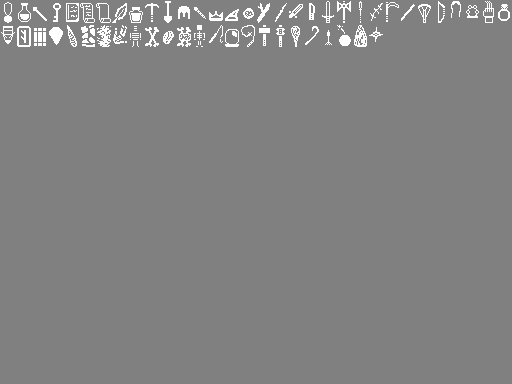
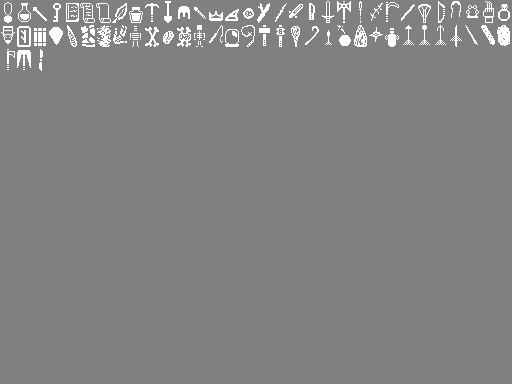
Layers edited between the first and the second (512, 384) image:
painted on "Background" over bbox(7, 25, 510, 71)
